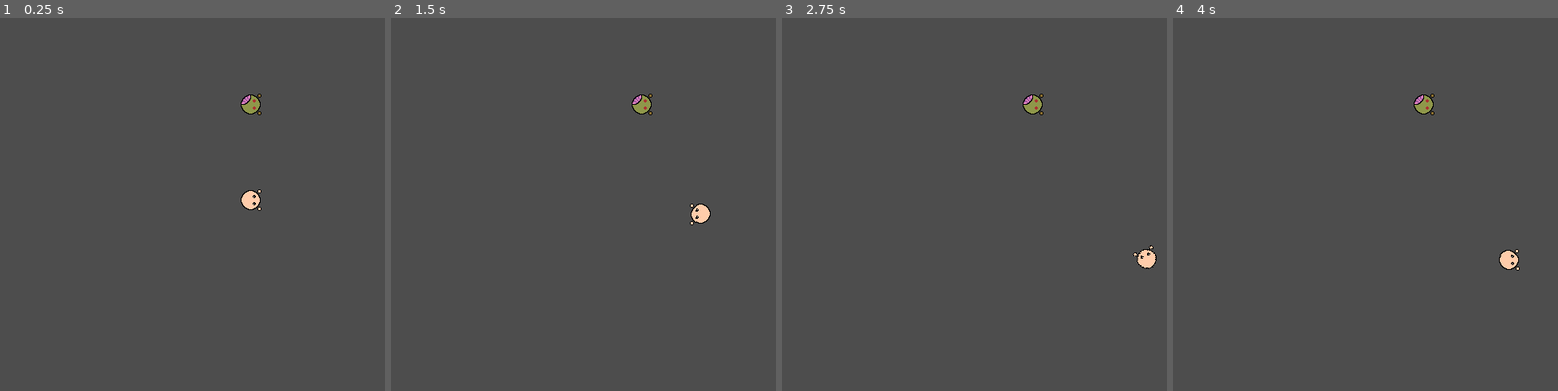
Above: before the commit, frames 1-4 (left to right).
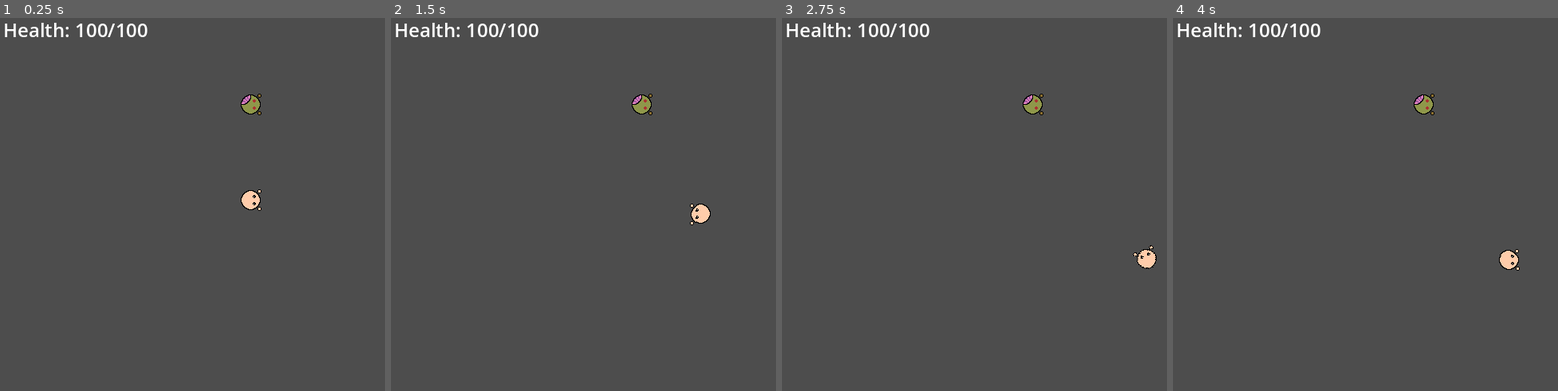
Above: after the commit, the same moments.

Repository: wondertrash/zombwio
Game: Godot game, scene res://main.tscn
The game is run twice, just before and just after one commit, with the same random seed, the same clock (stepped at 60 frames per second) and the same inputs.
Inputs (mouse positions are in pixels of both pictures, inside the frame that each line leads up to):
- Up to frame 1 (0.25 s): no input
- Up to frame 2 (1.5 s): tap Enter at 0.5 s; move the mouse to (752, 182) at 0.52 s; hold D (right) 0.53-1.28 s; tap Alt at 0.6 s; click (752, 182) at 0.67 s; move the mouse to (541, 219) at 1.27 s; hold S (down) from 1.28 s (still down); tap Shift at 1.35 s
- Up to frame 3 (2.75 s): move the mouse to (1082, 114) at 2.02 s; release S (down) at 2.03 s; hold D (right) from 2.03 s (still down); tap Alt at 2.1 s
- Up to frame 4 (4 s): move the mouse to (1396, 275) at 2.77 s; release D (right) at 2.78 s; hold Up (ui_up) 2.78-3.53 s; tap Shift at 2.85 s; click (1396, 275) at 2.92 s; tap Space at 3.5 s; move the mouse to (outside the picture) at 3.52 s; hold A (left) from 3.53 s (still down); tap Alt at 3.6 s

The runs differ from the first frame. In frame 1, 0.6% of the frame differs, in the area x 1-39%, y 1-6%; in frame 2, 0.6%; in frame 3, 0.6%; in frame 4, 0.6%.

Commit message:
health text

Diff:
--- /dev/null
+++ b/zombwio/healthui.gd
@@ -0,0 +1,11 @@
+extends CanvasLayer
+@onready var player = get_tree().get_first_node_in_group("player")
+var label: Label
+func _ready() -> void:
+	label = Label.new()
+	label.position = Vector2(10, 10)
+	label.add_theme_font_size_override("font_size", 24)
+	add_child(label)
+func _process(delta: float) -> void:
+	if player:
+		label.text = "Health: %d/%d" % [player.current_health, player.max_health]
--- /dev/null
+++ b/zombwio/healthui.tscn
@@ -0,0 +1,6 @@
+[gd_scene load_steps=2 format=3 uid="uid://c7skidgv0to3"]
+
+[ext_resource type="Script" uid="uid://bh1nxofyvwdei" path="res://healthui.gd" id="1_y7hmn"]
+
+[node name="Healthui" type="CanvasLayer"]
+script = ExtResource("1_y7hmn")
--- a/zombwio/main.tscn
+++ b/zombwio/main.tscn
@@ -1,8 +1,9 @@
-[gd_scene load_steps=4 format=3 uid="uid://coju2hp6gsoeu"]
+[gd_scene load_steps=5 format=3 uid="uid://coju2hp6gsoeu"]
 
 [ext_resource type="PackedScene" uid="uid://deufn2gdbfua0" path="res://player.tscn" id="1_ig7tw"]
 [ext_resource type="PackedScene" uid="uid://dbbr714tg6ghr" path="res://zombie.tscn" id="2_0xm2m"]
 [ext_resource type="Script" uid="uid://dpu0fxg5wdikm" path="res://zombie.gd" id="3_h2yge"]
+[ext_resource type="PackedScene" uid="uid://c7skidgv0to3" path="res://healthui.tscn" id="4_1bvp3"]
 
 [node name="Game" type="Node2D"]
 
@@ -15,3 +16,5 @@
 [node name="Zombie" parent="." instance=ExtResource("2_0xm2m")]
 position = Vector2(320, 120)
 script = ExtResource("3_h2yge")
+
+[node name="Healthui" parent="." instance=ExtResource("4_1bvp3")]
--- a/zombwio/player.gd
+++ b/zombwio/player.gd
@@ -76,4 +76,4 @@
 	if current_health <= 0:
 		die()
 func die():
-	print("Player died!")
+	pass
--- a/zombwio/zombie.gd
+++ b/zombwio/zombie.gd
@@ -4,6 +4,7 @@
 @export var chase_radius: float = 160.0
 @export var health: int = 3
 @export var attack_damage: int = 10
+@export var attack_range: int = 20
 @export var attack_cooldown: float = 1.0
 var can_attack_player: bool = true
 var direction: Vector2 = Vector2.ZERO
@@ -24,7 +25,7 @@
 		direction = (player.global_position - global_position).normalized()
 		var angle = global_position.direction_to(player.global_position).angle()
 		rotation = angle
-		if distance_to_player < 15 and can_attack_player:
+		if distance_to_player < attack_range and can_attack_player:
 			if player.has_method("take_damage"):
 				player.take_damage(attack_damage)
 				can_attack_player = false
Not shown, added: zombwio/healthui.gd.uid
